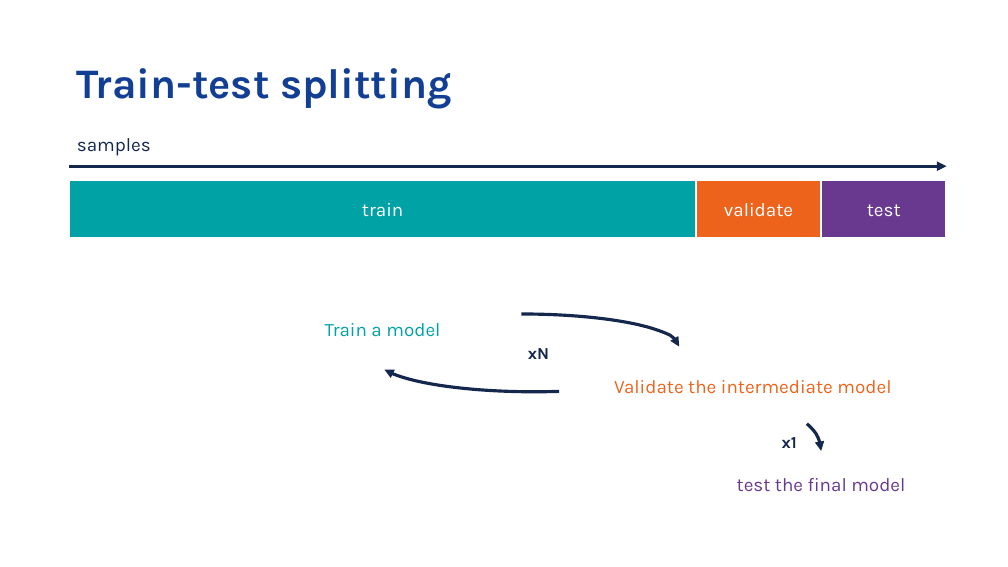
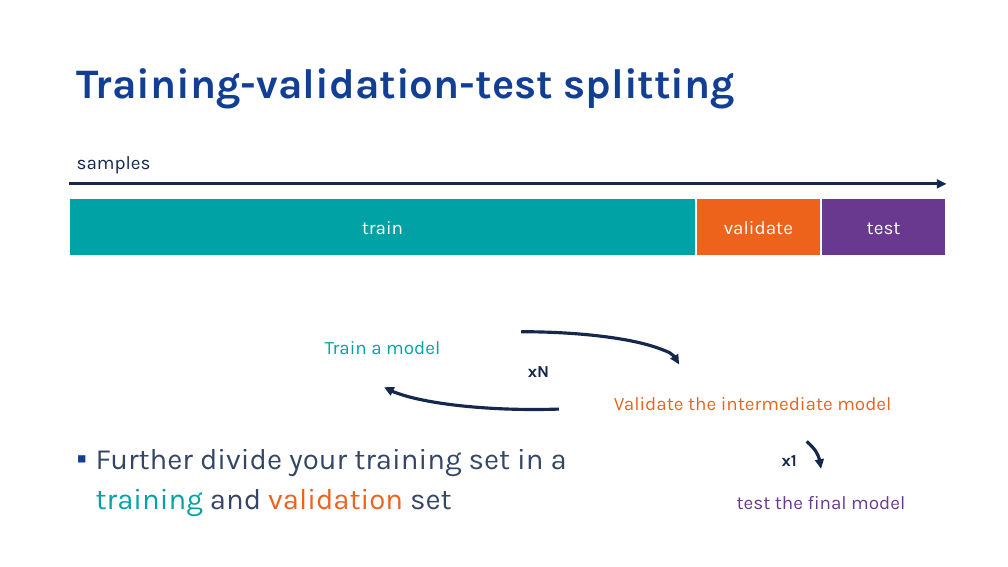
Before and after one commit to vib-training-conferences/machine-learning-and-deep-learning-fundamentals, a slide deck: slide 9 of docs/day-1-session-5-model-selection.pptx (slide 8 before the commit). Drawn at 1008x567 pixels with LibreOffice and Linux fonts; fonts in the diff are those of the drawing; background and template pictures are left out. Boxes give left, top, right and bottom in pixels: in the first picture for what was removed or moved away, otherwise in the second. Text is boxed around its words. In the diff, an @@ line names an element or a change of style, - is before the commit and + after.

```diff
--- a/docs/day-1-session-5-model-selection.pptx
+++ b/docs/day-1-session-5-model-selection.pptx
@@ title at <box>77,68,736,109</box>: text changed @@
-Train-test splitting
+Training-validation-test splitting
@@ arc (boxed as its full ellipse): place and size @@
-arc (boxed as its full ellipse) at <box>377,327,692,392</box>
+arc (boxed as its full ellipse) at <box>376,344,691,409</box>
@@ 5 texts, 3 rectangles, 2 arc (boxed as its full ellipse)s, 1 arrow: place and size @@
-5 texts, 3 rectangles, 2 arc (boxed as its full ellipse)s, 1 arrow at <box>70,138,947,519</box>
+5 texts, 3 rectangles, 2 arc (boxed as its full ellipse)s, 1 arrow at <box>70,156,947,537</box>
@@ text added at <box>96,449,567,517</box>, 28 pt, text #14274C at 85% opacity @@
+▪ Further divide your training set in a training and validation set
@@ text "x1": place and size @@
-text "x1" at <box>782,437,797,448</box>
+text "x1" at <box>782,455,797,466</box>
```
Also in this commit, not shown: 7 other slides changed, 24 slides added, 2 slides removed, 13 other files.
